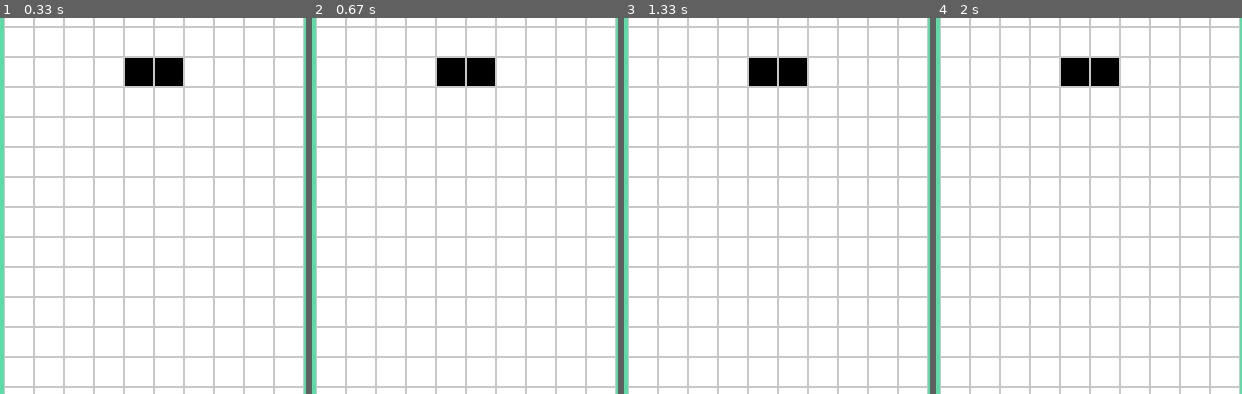
Above: before the commit, frames 1-4 (left to right).
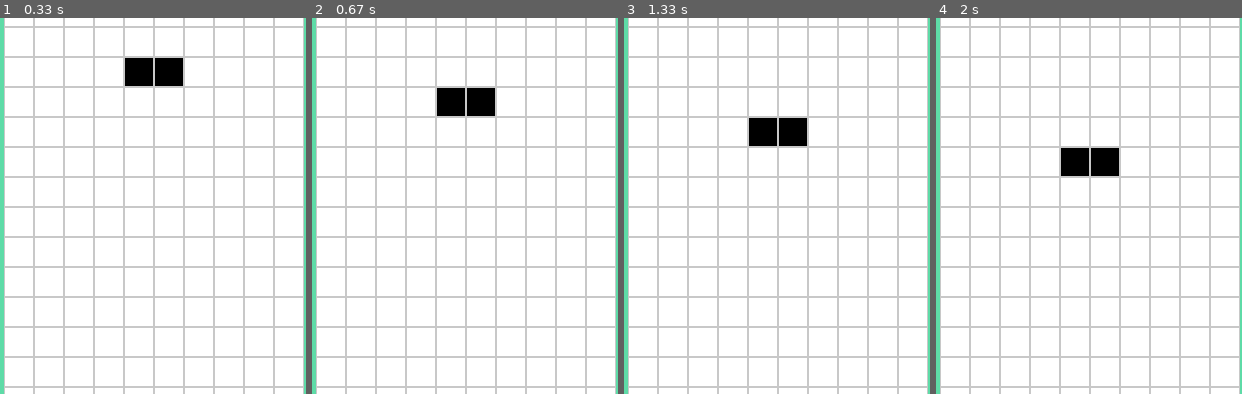
Above: after the commit, the same moments.

Repository: SamiFatmi/Tetris-AI
Game: pygame game, started from tetris_pygame.py
Two runs of this game, one before a commit and one after it. Both use one fixed random seed, a clock stepped at 60 frames per second and the inputs below.
Inputs:
- Up to frame 1 (0.33 s): no input
- Up to frame 2 (0.67 s): no input
- Up to frame 3 (1.33 s): no input
- Up to frame 4 (2 s): no input
The pictures show only the part of the screen within x 25-75%, y 18-68%; the shares and areas given below are measured in that part.

Frame 1 is identical in both runs. In frame 2, 2.7% of the frame differs, in the area x 40-60%, y 10-27%; in frame 3, 2.7%; in frame 4, 2.7%.

Commit message:
testing element movement down

Diff:
--- a/classes.py
+++ b/classes.py
@@ -59,3 +59,24 @@
             for y in range(int(main_window_size*0.25/2), int(main_window_size*0.25/2)+20*square_size, square_size):
                 rect = pygame.Rect(x, y, square_size, square_size)
                 pygame.draw.rect(window, grid_color, rect,grid_thickeness)
+
+    def update_game(self):
+        self.current_element.position += Vector2(0,1)
+
+    def move_right(self):
+        pass
+
+    def move_left(self):
+        pass
+
+    def move_down(self):
+        pass
+
+    def rotate(self):
+        pass
+
+    def bring_down(self):
+        pass
+
+    def hold(self):
+        pass
--- a/tetris_pygame.py
+++ b/tetris_pygame.py
@@ -45,6 +45,9 @@
             pygame.quit()
             sys.exit()
 
+        if event.type == SCREEN_UPDATE :
+            main_game.update_game()
+
     # main window filling
     window.fill(background_color)
 
